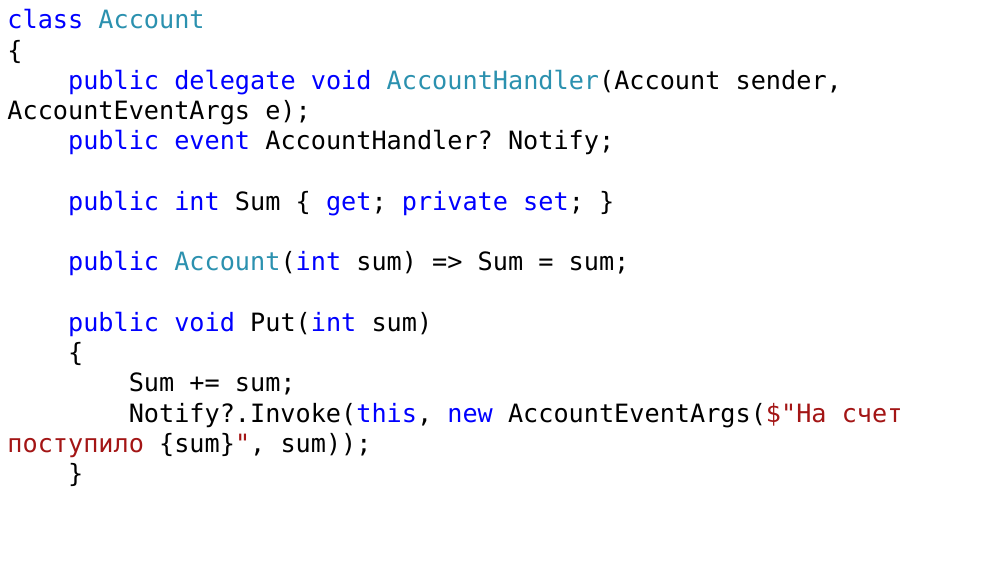
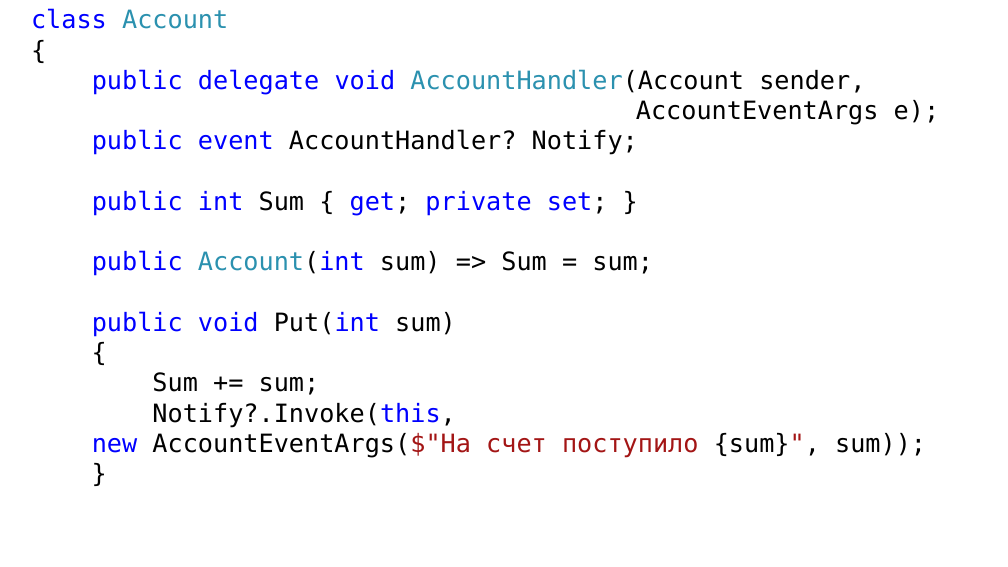
Before and after one commit to DaniilKlyukin/ITiP-2, a slide deck: slide 89 of Лекции/ИТиП 2 лек 4.pptx (slide 70 before the commit). Drawn at 1008x567 pixels with LibreOffice and Linux fonts; fonts in the diff are those of the drawing. Boxes give left, top, right and bottom in pixels: in the first picture for what was removed or moved away, otherwise in the second. Text is boxed around its words. In the diff, an @@ line names an element or a change of style, - is before the commit and + after.

```diff
--- a/Лекции/ИТиП 2 лек 4.pptx
+++ b/Лекции/ИТиП 2 лек 4.pptx
@@ text "class Account": place and size @@
-text "class Account" at [7, 8, 903, 458]
+text "class Account" at [31, 8, 940, 458]
@@ text at [92, 69, 940, 125]: text changed @@
-public delegate void AccountHandler(Account sender, AccountEventArgs e);
+public delegate void AccountHandler(Account sender,
+AccountEventArgs e);
@@ text at [92, 403, 926, 458]: text changed @@
-Notify?.Invoke(this, new AccountEventArgs($"На счет поступило {sum}", sum));
+Notify?.Invoke(this,
+new AccountEventArgs($"На счет поступило {sum}", sum));
```
Also in this commit, not shown: 47 other slides changed, 20 slides added, 1 slide removed.
